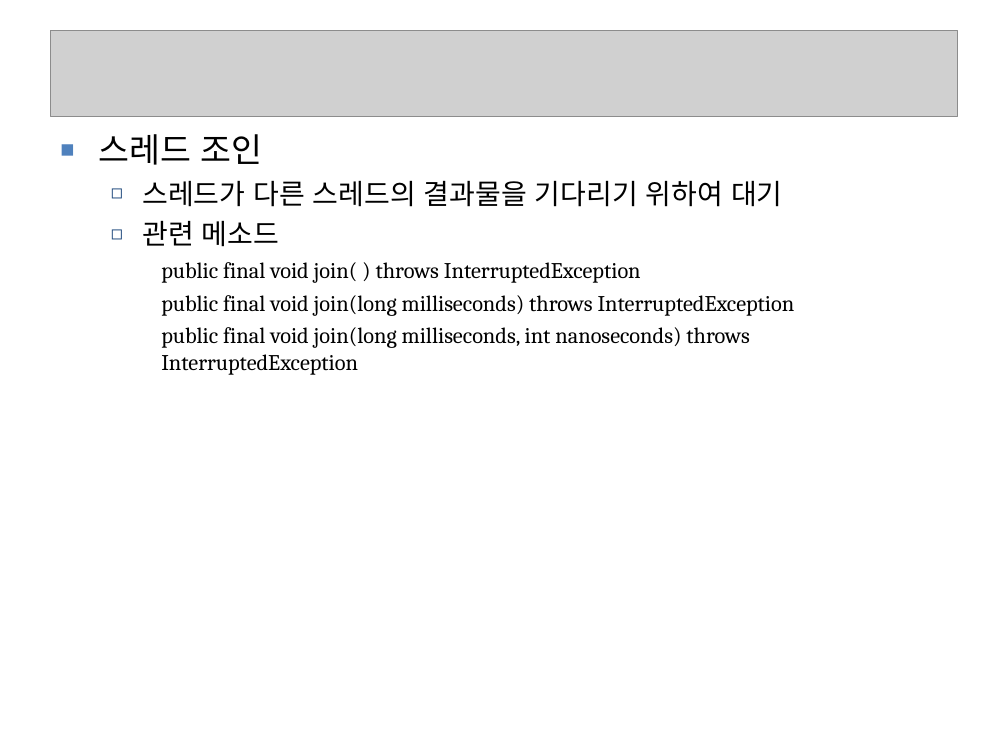
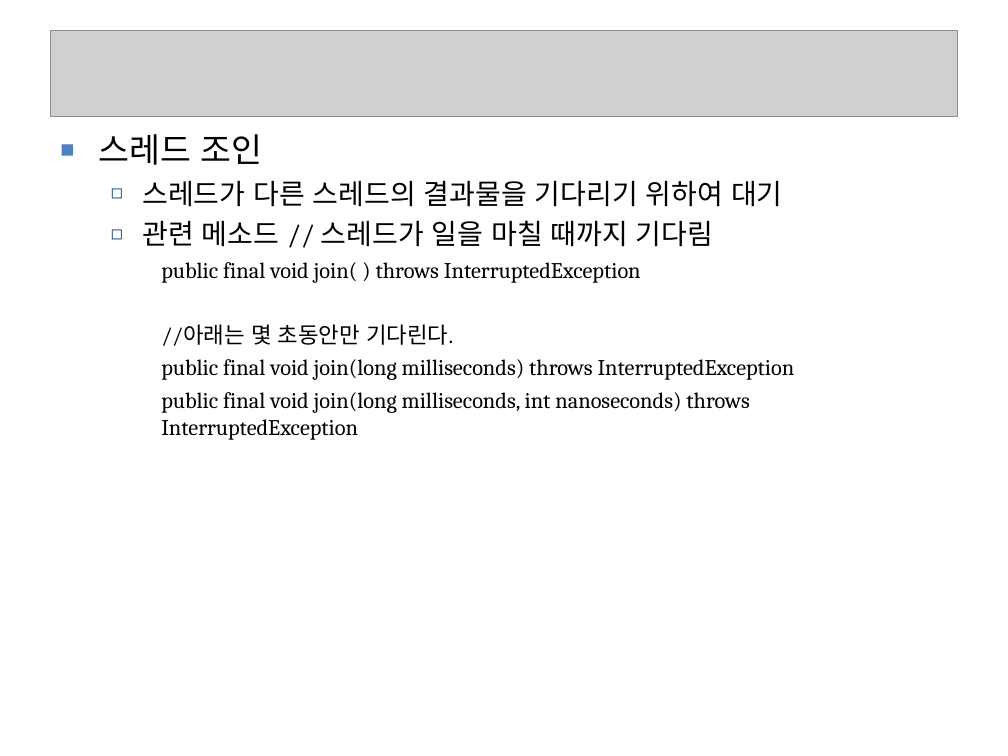
Before and after one commit to seleuchel/javaNetwork, a slide deck: slide 34 of ppt/055_chap03Threads3.ppt. Drawn at 1008x756 pixels with LibreOffice and Linux fonts; fonts in the diff are those of the drawing; grey boxes stand for pictures; background and template pictures are left out. Boxes give left, top, right and bottom in pixels: in the first picture for what was removed or moved away, otherwise in the second. Text is boxed around its words. In the diff, an @@ line names an element or a change of style, - is before the commit and + after.

```diff
--- a/ppt/055_chap03Threads3.ppt
+++ b/ppt/055_chap03Threads3.ppt
@@ text at [142, 220, 713, 247]: text changed @@
-  ◻ 관련 메소드
+  ◻ 관련 메소드 // 스레드가 일을 마칠 때까지 기다림
@@ text at [161, 324, 453, 346]: paragraph added @@
+    //아래는 몇 초동안만 기다린다.
```
Also in this commit, not shown: 22 other slides changed, 1 slide added, 1 slide removed, 5 other files.
